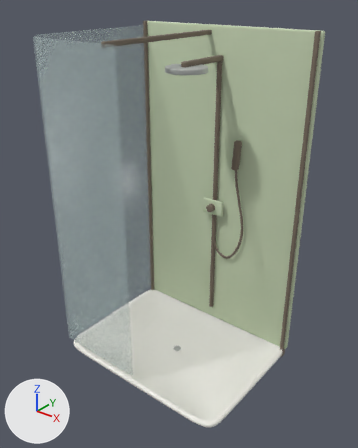
Renders of the Blender file assets-source/blender/walk-in-shower.blend from each side of a commit.
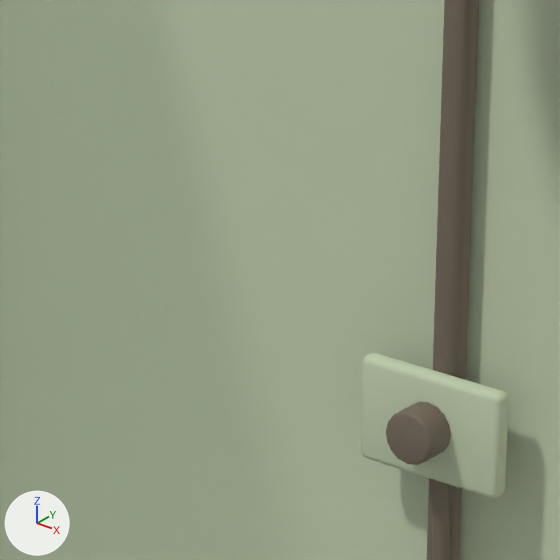
The first picture shows the older version from a camera (50 mm lens) standing at (1.68, -2.08, 2.26) and looking at (0.02, -0.01, 0.98). The close-ups show the older and then the newer version on the part from 43% to 64% of the width and 33% to 50% of the height of that picture. Only the edits that show in the close-ups are written down. Arrows for +X, +Y and +Z are at lower left; the lights stay in place.

The scene before the commit, as lines of its bpy script (objects in view):
```python
me_cone_014 = bpy.data.meshes.new('Cone.014')
me_cone_014.from_pydata(...)  # 96 vertices, 82 faces; spans x -0.01..0.01, y 0.38..0.41, z 0.16..1.88
me_cone_014.polygons.foreach_set('use_smooth', [True] * 82)
me_cone_014.materials.append(mat_aged_bronze)  # brown #7c6f61
me_cube_012 = bpy.data.meshes.new('Cube.012')
me_cube_012.from_pydata(...)  # 96 vertices, 98 faces; spans x -0.6..0.6, y 0.41..0.44, z 0.06..2.05
me_cube_012.polygons.foreach_set('use_smooth', [True] * 98)
me_cube_012.materials.append(mat_variant_surface)  # pale green #c5d3b3
me_cube_019 = bpy.data.meshes.new('Cube.019')
me_cube_019.from_pydata(...)  # 96 vertices, 98 faces; spans x -0.075..0.075, y 0.364..0.382, z 0.9..1.0
me_cube_019.polygons.foreach_set('use_smooth', [True] * 98)
me_cube_019.materials.append(mat_variant_surface)  # pale green #c5d3b3
ob_mixer_plate = bpy.data.objects.new('mixer_plate', me_cube_019)
ob_mixer_plate.location = (0.0, 0.0, 0.0)
ob_riser = bpy.data.objects.new('riser', me_cone_014)
ob_riser.location = (0.0, 0.0, 0.0)
ob_shower_backboard = bpy.data.objects.new('shower_backboard', me_cube_012)
ob_shower_backboard.location = (0.0, 0.0, 0.0)
# also in view: 'shower_hose' at (0.11, 0.38, 0.92); 'temperature_dial' at (0.0, 0.35, 0.95)
```
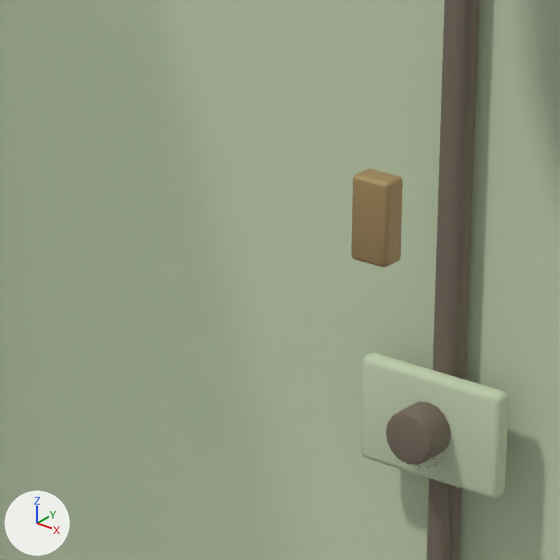
Changed parts and their boxes [x1, y1, x2, y2] in the close-ups (560 x 560 px):
'glass_hinge_clamp.001', added (brown)
    after: [351, 169, 403, 267]

Edits to the bpy script that builds the scene:
```text
Add mat_joinery_aged_brass:
    mat_joinery_aged_brass = principled_material('joinery-aged-brass')
    mat_joinery_aged_brass.base_color = (0.41, 0.29, 0.13)  # brown #ac9365
    mat_joinery_aged_brass.metallic = 0.35
    mat_joinery_aged_brass.roughness = 0.66
Add me_cube_518:
    me_cube_518.from_pydata(...)  # 96 vertices, 98 faces; spans x 0.4545..0.4815, y -0.387..-0.369, z 1.4485..1.5035
    me_cube_518.polygons.foreach_set('use_smooth', [True] * 98)
    me_cube_518.materials.append(mat_joinery_aged_brass)  # brown #ac9365
Add ob_glass_hinge_clamp_001:
    ob_glass_hinge_clamp_001 = bpy.data.objects.new('glass_hinge_clamp.001', me_cube_518)
    ob_glass_hinge_clamp_001.location = (0.0, 0.0, 0.0)
```
